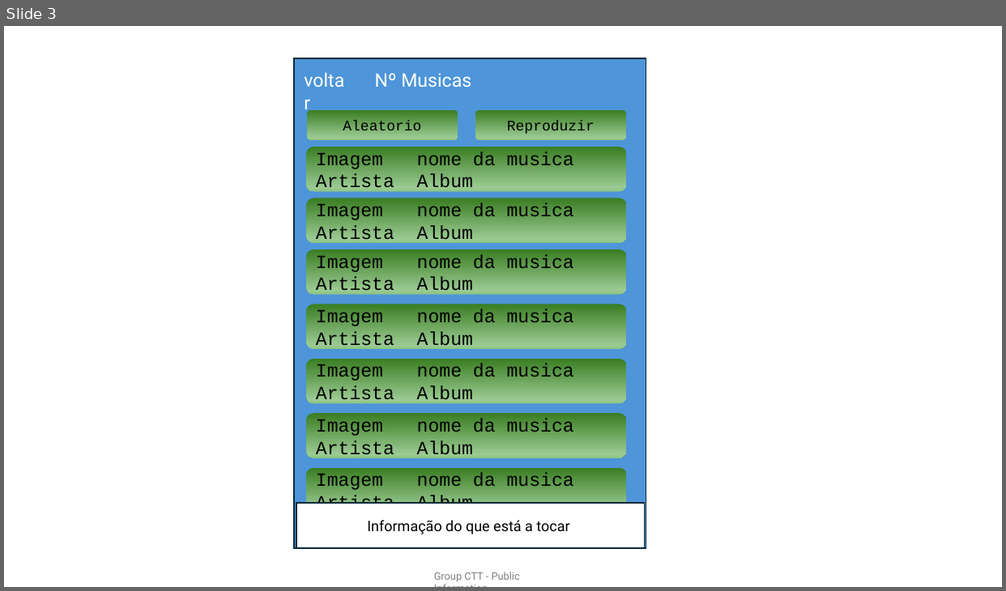
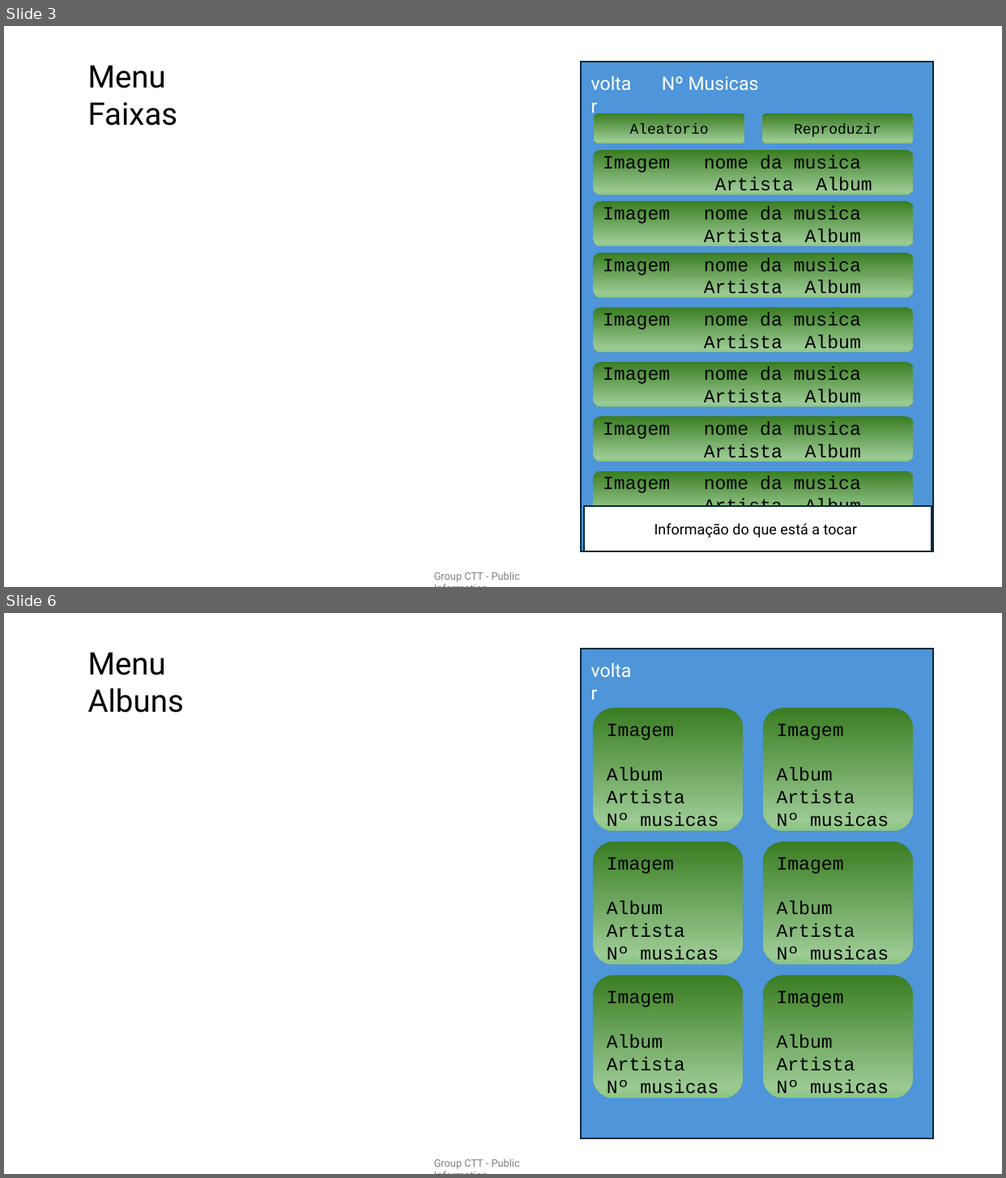
Before and after one commit to Victor-Candeias/VCCMusic, a slide deck: Documents/Layout.pptx. Shown one above the other, each under a label of ours: slide 3 before the commit, slides 3 and 6 after it; the slides between them are not shown. The pictures are 1006x591 and 1006x1178 pixels, drawn with LibreOffice and Linux fonts; fonts in the diff are those of the drawing. Boxes give left, top, right and bottom in pixels: in the first picture for what was removed or moved away, otherwise in the second. Text is boxed around its words. In the diff, an @@ line names an element or a change of style, - is before the commit and + after.

```diff
--- a/Documents/Layout.pptx
+++ b/Documents/Layout.pptx
@@ slide 6 added at box(4, 613, 1002, 1174), background #FFFFFF; not listed: 1 template element that a slide beside it also shows @@
@@ text added at box(88, 652, 184, 713), 30 pt, text #000000 @@
+Menu Albuns
@@ rectangle added at box(582, 649, 933, 1139), fill #4E95D9, outline #092A39 1.5 pt @@
@@ text added at box(583, 655, 645, 685), 18 pt, text #FFFFFF @@
+voltar
@@ rounded rectangle added at box(593, 708, 743, 831), fill gradient #3B7D23 to #9CCA94 to #8AC680, 18 pt, text #000000 @@
+Imagem
+Album
+Artista
+Nº musicas
@@ rounded rectangle added at box(763, 708, 913, 831), fill gradient #3B7D23 to #9CCA94 to #8AC680, 18 pt, text #000000 @@
+Imagem
+Album
+Artista
+Nº musicas
@@ rounded rectangle added at box(593, 842, 743, 965), fill gradient #3B7D23 to #9CCA94 to #8AC680, 18 pt, text #000000 @@
+Imagem
+Album
+Artista
+Nº musicas
@@ rounded rectangle added at box(763, 842, 913, 965), fill gradient #3B7D23 to #9CCA94 to #8AC680, 18 pt, text #000000 @@
+Imagem
+Album
+Artista
+Nº musicas
@@ rounded rectangle added at box(593, 975, 743, 1098), fill gradient #3B7D23 to #9CCA94 to #8AC680, 18 pt, text #000000 @@
+Imagem
+Album
+Artista
+Nº musicas
@@ rounded rectangle added at box(763, 975, 913, 1098), fill gradient #3B7D23 to #9CCA94 to #8AC680, 18 pt, text #000000 @@
+Imagem
+Album
+Artista
+Nº musicas
@@ slide 3 changed as well @@
@@ text added at box(88, 65, 178, 126), 30 pt, text #000000 @@
+Menu Faixas
@@ 9 rounded rectangles, 2 rectangles, 2 texts: place and size @@
-9 rounded rectangles, 2 rectangles, 2 texts at box(295, 58, 646, 548)
+9 rounded rectangles, 2 rectangles, 2 texts at box(582, 62, 933, 552)
```
Also in this commit, not shown: 2 other slides changed, 7 other slides added, 11 other files.
